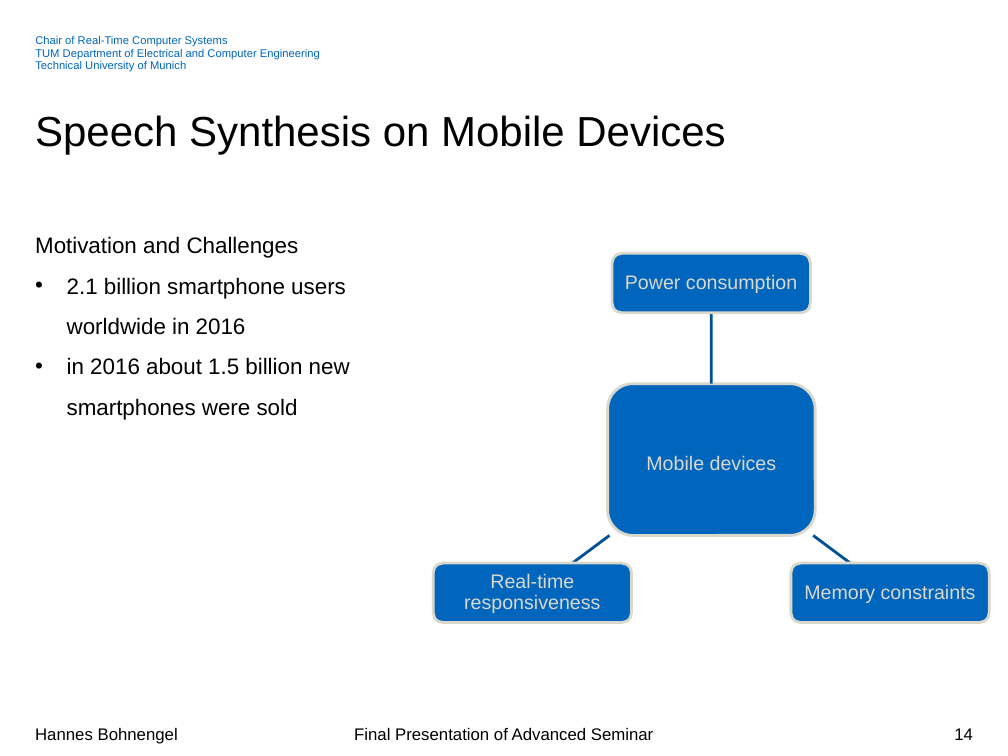
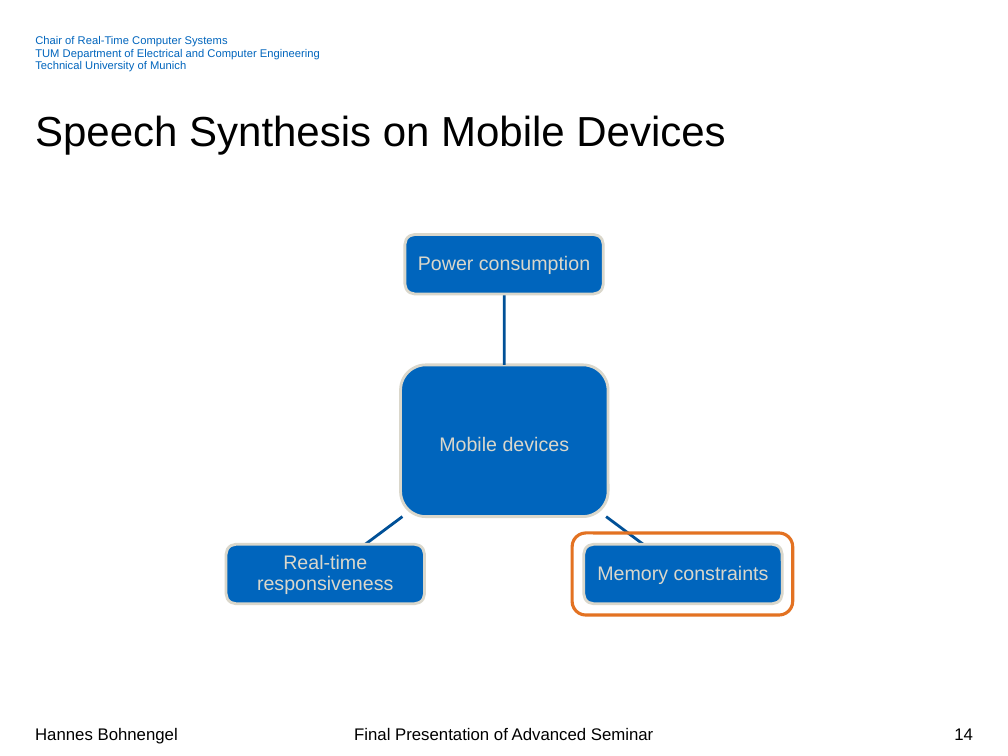
Before and after one commit to hannesb0/deeplearning, a slide deck: slide 14 of pres/Final_Presentation_V02.pptx. Drawn at 1008x756 pixels with LibreOffice and Linux fonts; fonts in the diff are those of the drawing; background and template pictures are left out. Boxes give left, top, right and bottom in pixels: in the first picture for what was removed or moved away, otherwise in the second. Text is boxed around its words. In the diff, an @@ line names an element or a change of style, - is before the commit and + after.

```diff
--- a/pres/Final_Presentation_V02.pptx
+++ b/pres/Final_Presentation_V02.pptx
@@ text removed at <box>35,236,350,420</box> @@
-Motivation and Challenges
-• 2.1 billion smartphone users worldwide in 2016
-• in 2016 about 1.5 billion new smartphones were sold
@@ 4 texts, 1 rounded rectangle: place and size @@
-4 texts, 1 rounded rectangle at <box>464,253,976,613</box>
+4 texts, 1 rounded rectangle at <box>257,235,769,594</box>
@@ freeform shape: place and size @@
-freeform shape at <box>712,313,712,384</box>
+freeform shape at <box>504,294,504,365</box>
@@ rounded rectangle: place and size @@
-rounded rectangle at <box>608,384,815,536</box>
+rounded rectangle at <box>400,365,608,517</box>
@@ freeform shape at <box>365,516,403,544</box>: rotation 36 to 143 degrees; outline redrawn @@
@@ rounded rectangle added at <box>573,533,793,615</box>, outline #E37222 2.25 pt @@
@@ freeform shape at <box>606,516,644,544</box>: rotation 143 to 36 degrees; outline redrawn @@
@@ rounded rectangle: place and size @@
-rounded rectangle at <box>791,563,990,623</box>
+rounded rectangle at <box>226,544,424,604</box>
@@ rounded rectangle: place and size @@
-rounded rectangle at <box>433,563,632,623</box>
+rounded rectangle at <box>584,544,782,604</box>
```
Also in this commit, not shown: 11 other slides changed, 5 slides added, 2 slides removed.
